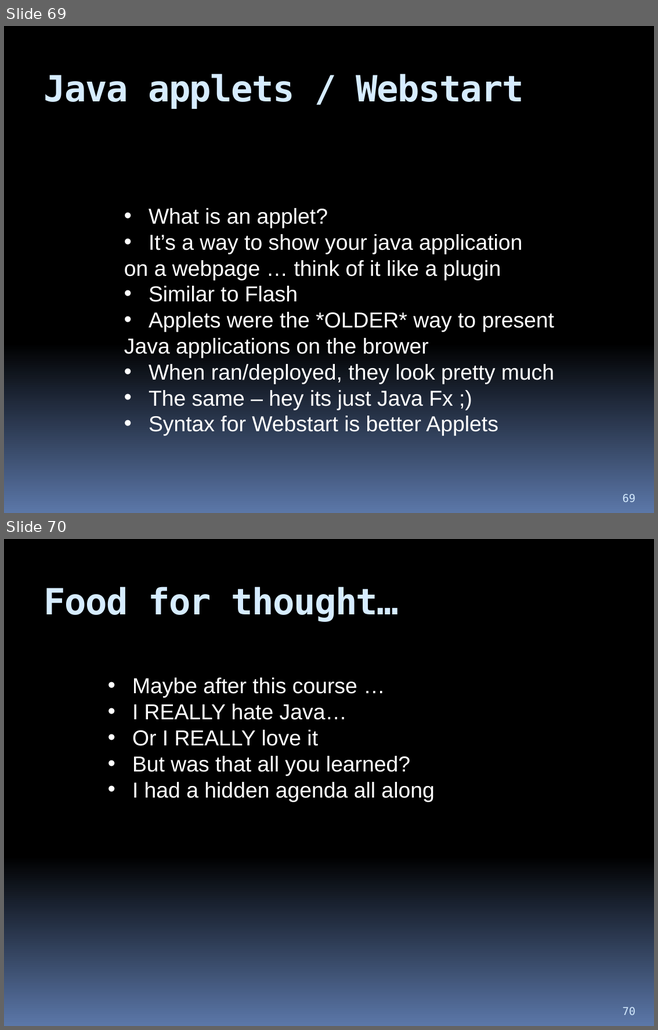
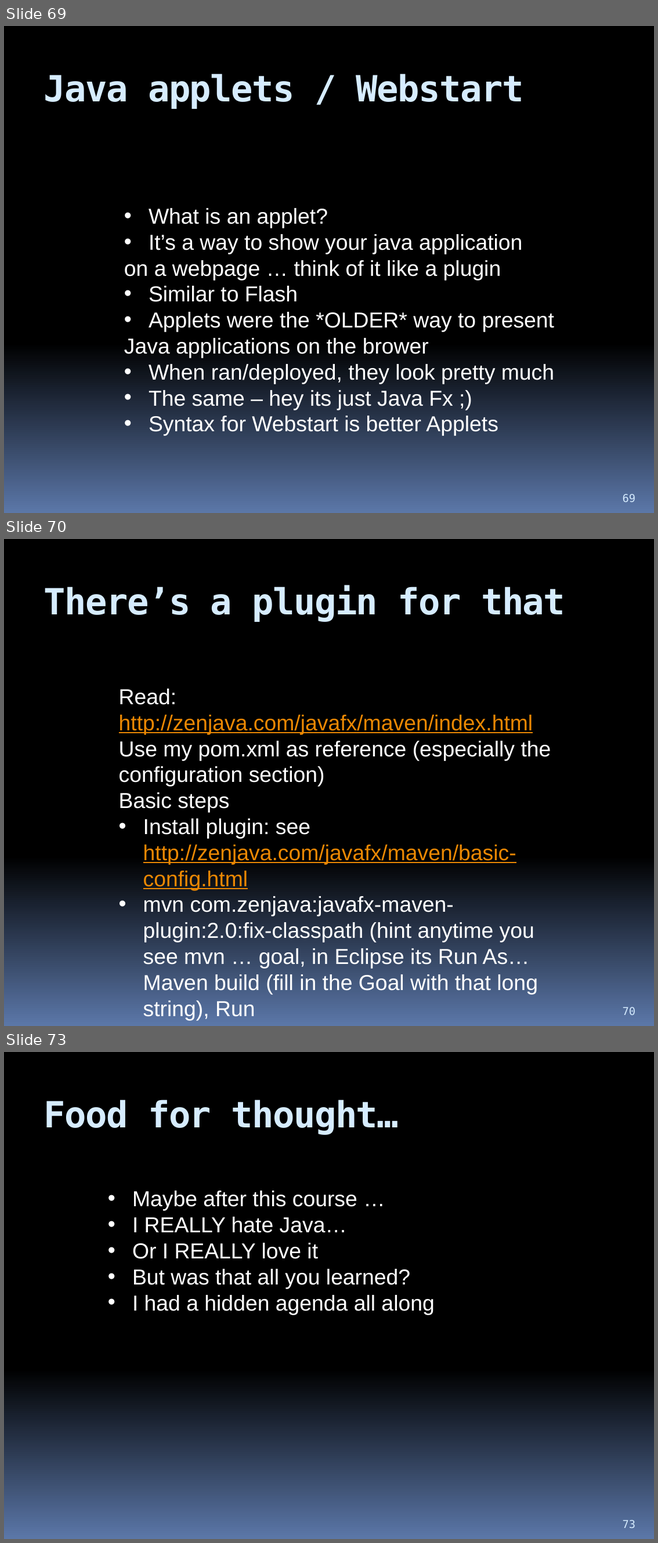
Before and after one commit to hchan/comp2613, a slide deck: coursePresentation.pptx. Shown one above the other, each under a label of ours: slides 69 and 70 before the commit, slides 69, 70 and 73 after it; the slides between them are not shown. The pictures are 658x1030 and 658x1543 pixels, drawn with LibreOffice and Linux fonts; fonts in the diff are those of the drawing. Boxes give left, top, right and bottom in pixels: in the first picture for what was removed or moved away, otherwise in the second. Text is boxed around its words. In the diff, an @@ line names an element or a change of style, - is before the commit and + after.

```diff
--- a/coursePresentation.pptx
+++ b/coursePresentation.pptx
@@ slide 70 added at (x1=4, y1=539, x2=654, y2=1026), background gradient #000000 to #5B77A8 @@
@@ title added at (x1=44, y1=585, x2=565, y2=622), 40 pt, text #D6ECFF, bold @@
+There’s a plugin for that
@@ text added at (x1=119, y1=689, x2=551, y2=1020), 24 pt, text #FFFFFF @@
+Read: http://zenjava.com/javafx/maven/index.html
+Use my pom.xml as reference (especially the configuration section)
+Basic steps
+• Install plugin: see http://zenjava.com/javafx/maven/basic-config.html
+• mvn com.zenjava:javafx-maven-plugin:2.0:fix-classpath (hint anytime you see mvn … goal, in Eclipse its Run As…Maven build (fill in the Goal with that long string), Run
@@ page number added at (x1=622, y1=1007, x2=635, y2=1015), 12 pt, text #D6ECFF @@
+70
@@ what was slide 70 is now slide 73 @@
@@ page number at (x1=622, y1=1520, x2=635, y2=1528): text changed @@
-70
+73
```
Also in this commit, not shown: 2 other slides added, 18 other files.
